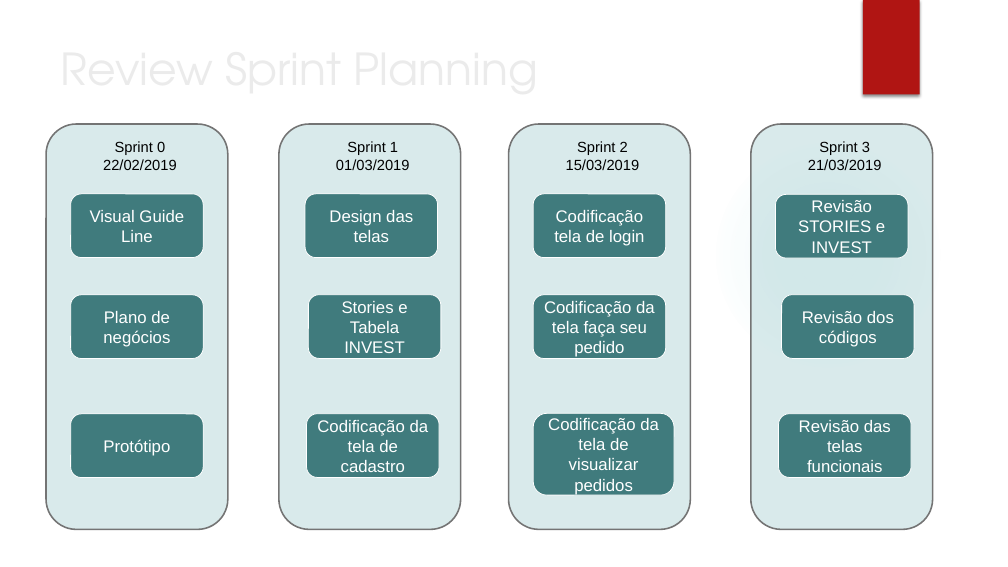
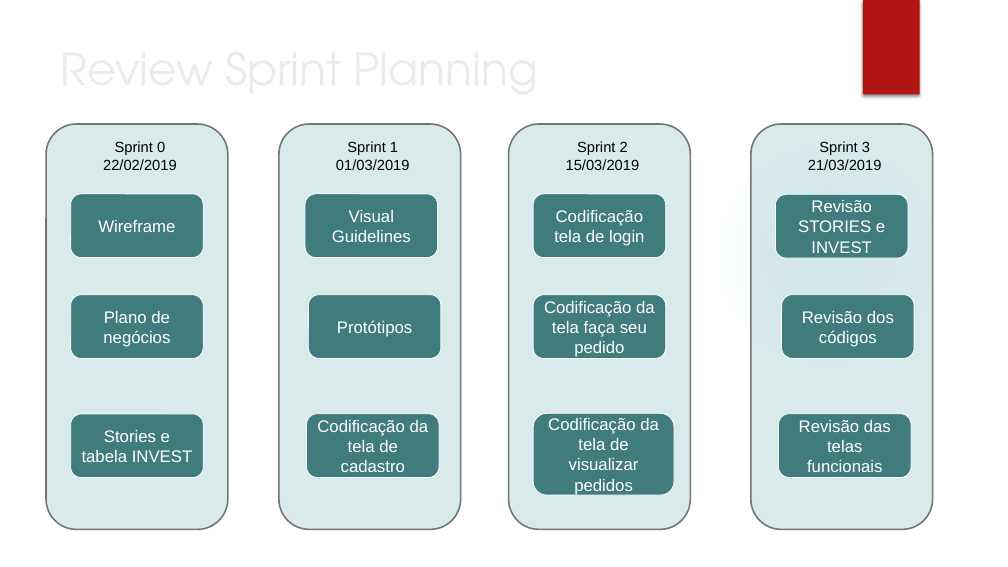
Before and after one commit to lordguimaraes/Open-Game, a slide deck: slide 4 of Documents/Review Sprints - Open Game.pptx. Drawn at 1008x567 pixels with LibreOffice and Linux fonts; fonts in the diff are those of the drawing; background and template pictures are left out. Boxes give left, top, right and bottom in pixels: in the first picture for what was removed or moved away, otherwise in the second. Text is boxed around its words. In the diff, an @@ line names an element or a change of style, - is before the commit and + after.

```diff
--- a/Documents/Review Sprints - Open Game.pptx
+++ b/Documents/Review Sprints - Open Game.pptx
@@ proportions changed in 5 elements at (46,124,228,529), (279,124,461,529), (70,414,203,477), (70,194,203,257), (306,194,438,257) @@
@@ text in rounded rectangle at (98,220,175,232): text changed @@
-Visual Guide Line
+Wireframe
@@ text in rounded rectangle at (332,210,411,242): text changed @@
-Design das telas
+Visual Guidelines
@@ rounded rectangle added at (309,295,441,358), fill #407B7D, outline #FFFFFF 0.75 pt, 16 pt, text #FFFFFF @@
+Protótipos
@@ rounded rectangle "Stories e tabela INVEST": place and size @@
-rounded rectangle "Stories e tabela INVEST" at (309,295,441,358)
+rounded rectangle "Stories e tabela INVEST" at (70,414,203,477)
@@ rounded rectangle removed at (70,414,203,477) @@
-Protótipo
@@ text in rounded rectangle at (82,430,192,462): text changed @@
-Stories e Tabela INVEST
+Stories e tabela INVEST
```
Also in this commit, not shown: 5 other slides changed.
